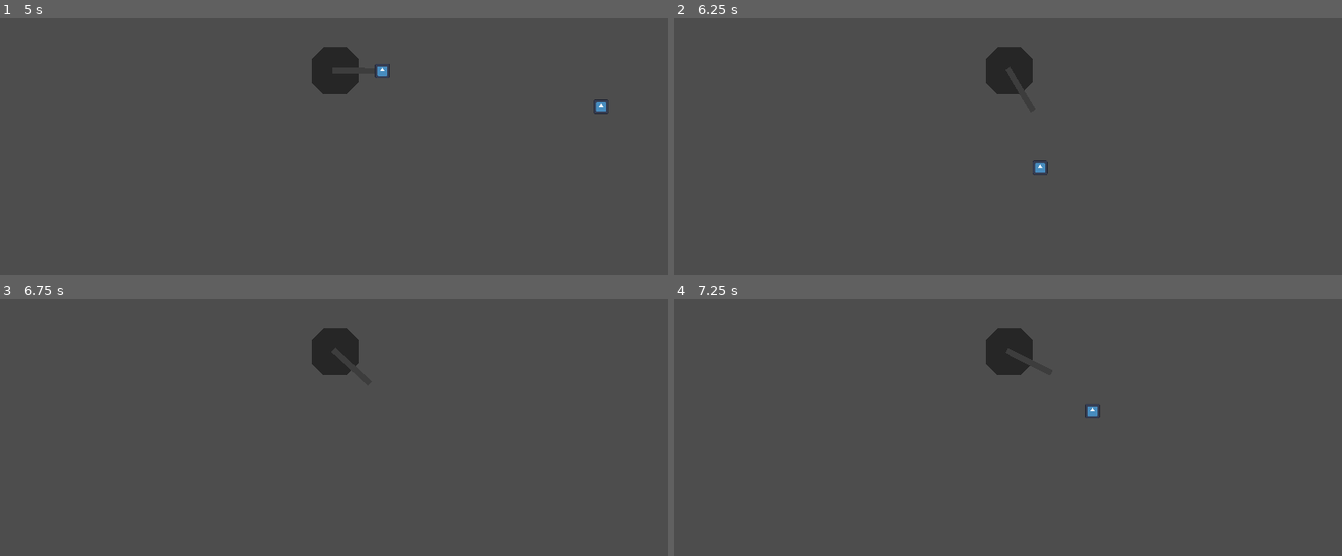
Above: before the commit, frames 1-4 (two rows, left to right).
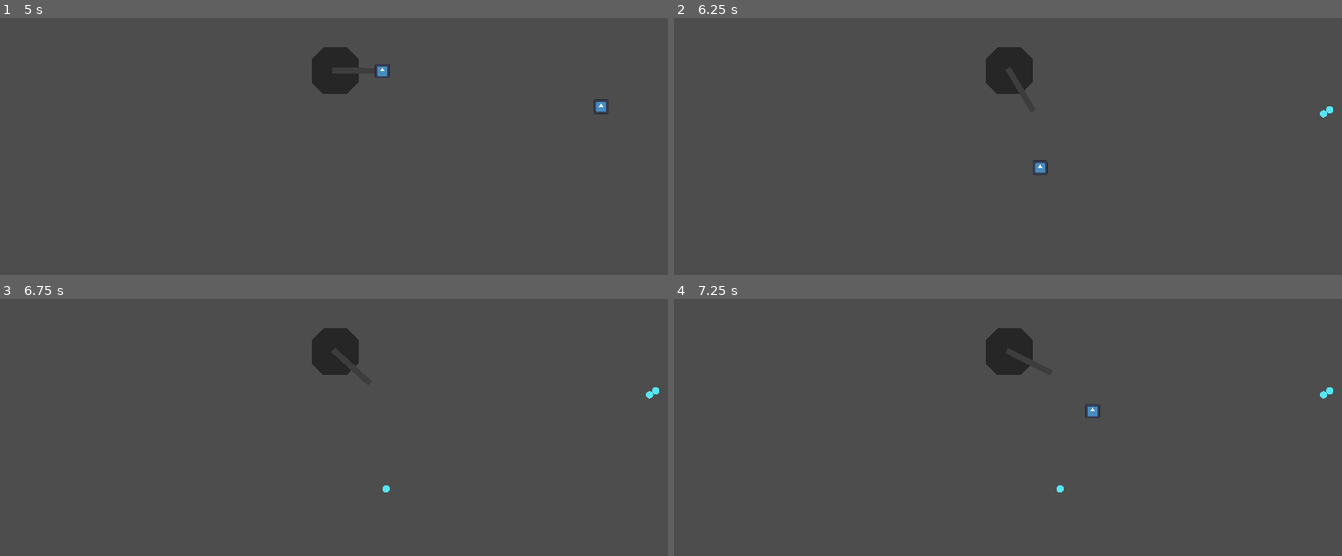
Above: after the commit, the same moments.

Repository: lighthouse-studios-my/eb-87
Game: Godot game, scene res://scenes/main/main.tscn
The game is run twice, just before and just after one commit, with the same random seed, the same clock (stepped at 60 frames per second) and the same inputs. The engine's default icon, where the game draws it, is replaced by a stand-in: a white triangle on a blue panel in a dark square.
Inputs:
- Up to frame 1 (5 s): tap Enter at 0.5 s; hold D (move_right) 0.53-1.28 s; hold Space (dodge) 0.53-1.28 s; hold S (move_down) 1.28-2.03 s; tap Space (dodge) at 1.35, 2.85, 4.35 s; hold D (move_right) 2.03-2.78 s; hold Space (dodge) 2.03-2.78 s; hold W (move_up) 2.78-3.53 s; hold Space (dodge) 3.53-4.28 s; hold A (move_left) from 3.53 s (still down)
- Up to frame 2 (6.25 s): release A (move_left) at 5.03 s; hold S (move_down) 5.03-5.78 s; hold Space (dodge) 5.03-5.78 s; hold D (move_right) from 5.78 s (still down); tap Space (dodge) at 5.85 s
- Up to frame 3 (6.75 s): tap Space (dodge) at 6.5 s; release D (move_right) at 6.53 s; hold W (move_up) from 6.53 s (still down); hold Space (dodge) from 6.53 s (still down)
- Up to frame 4 (7.25 s): keep holding W (move_up); keep holding Space (dodge)

Frame 1 is identical in both runs. In frame 2, less than 0.1% of the frame differs, in the area x 96-99%, y 34-39%; in frame 3, less than 0.1%, in the area x 57-99%, y 34-76%; in frame 4, less than 0.1%.

Commit message:
added xp orbs

Diff:
--- a/src/entities/enemies/enemy.gd
+++ b/src/entities/enemies/enemy.gd
@@ -3,6 +3,8 @@
 
 @export var speed := 100.0
 @export var health := 1
+
+@onready var exp_orb = preload("res://entities/orb/orb.tscn")
 
 var target = null
 
@@ -29,6 +31,9 @@
 
 
 func die() -> void:
+	var orb = exp_orb.instantiate()
+	orb.position = position
+	get_tree().root.get_node("Main").add_child(orb)
 	queue_free()
 
 
--- /dev/null
+++ b/src/entities/orb/orb.gd
@@ -0,0 +1,20 @@
+extends Area2D
+
+
+signal abosrbed(exp_points)
+
+@export var exp_points := 1
+@export var acceleration := 10
+@export var target_location := Vector2(1920/2, 1080/2)
+
+
+func attract() -> void:
+	var tween = create_tween().bind_node(self).set_trans(Tween.TRANS_CUBIC).set_ease(Tween.EASE_IN)
+	tween.tween_property(self, "position", target_location, 1)
+	tween.tween_callback(self.queue_free)
+	emit_signal("abosrbed", exp_points)
+
+
+func _on_body_entered(body):
+	if body.is_in_group("player"):
+		attract()
--- /dev/null
+++ b/src/entities/orb/orb.tscn
@@ -0,0 +1,20 @@
+[gd_scene load_steps=3 format=3 uid="uid://b4ir1ytg1iovt"]
+
+[ext_resource type="Script" path="res://entities/orb/orb.gd" id="1_1jyo6"]
+
+[sub_resource type="CircleShape2D" id="CircleShape2D_ft0le"]
+radius = 89.2749
+
+[node name="Orb" type="Area2D"]
+collision_layer = 0
+collision_mask = 16
+script = ExtResource("1_1jyo6")
+
+[node name="CollisionShape2D" type="CollisionShape2D" parent="."]
+shape = SubResource("CircleShape2D_ft0le")
+
+[node name="Polygon2D" type="Polygon2D" parent="."]
+color = Color(0.337255, 0.905882, 0.956863, 1)
+polygon = PackedVector2Array(0, -10, -5, -9, -9, -5, -10, 0, -9, 5, -5, 9, 0, 10, 5, 9, 9, 5, 10, 0, 9, -5, 5, -9)
+
+[connection signal="body_entered" from="." to="." method="_on_body_entered"]
--- a/src/entities/player/player.tscn
+++ b/src/entities/player/player.tscn
@@ -7,6 +7,7 @@
 height = 66.0
 
 [node name="Player" type="CharacterBody2D" groups=["player"]]
+collision_layer = 17
 collision_mask = 12
 script = ExtResource("1_vkbwb")
 
--- a/src/project.godot
+++ b/src/project.godot
@@ -54,3 +54,4 @@
 2d_physics/layer_2="enemy"
 2d_physics/layer_3="projectile"
 2d_physics/layer_4="wall"
+2d_physics/layer_5="player2"
